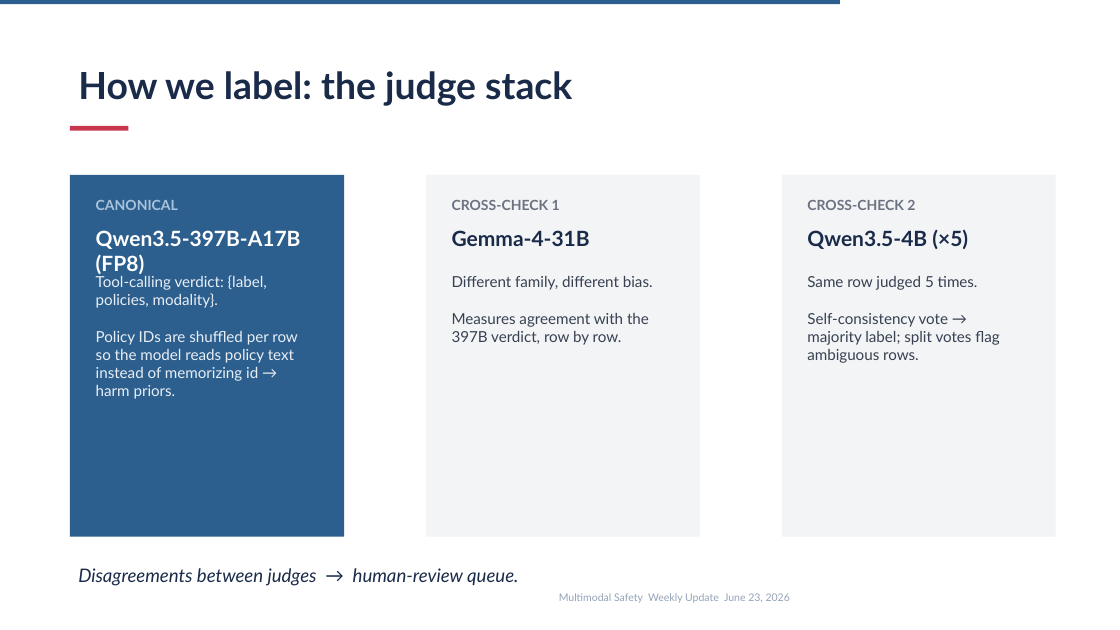
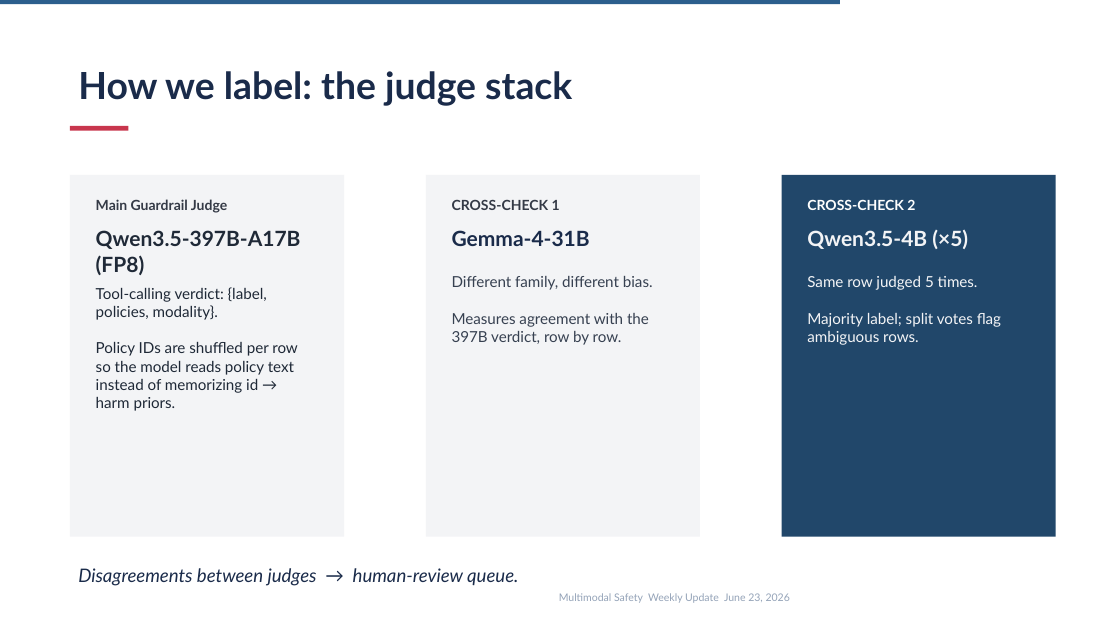
Before and after one commit to kunjcr2/A10-Internship-Progress, a slide deck: slide 11 of week-05/VLMSync4.pptx (slide 13 before the commit). Drawn at 1120x630 pixels with LibreOffice and Linux fonts; fonts in the diff are those of the drawing. Boxes give left, top, right and bottom in pixels: in the first picture for what was removed or moved away, otherwise in the second. Text is boxed around its words. In the diff, an @@ line names an element or a change of style, - is before the commit and + after.

```diff
--- a/week-05/VLMSync4.pptx
+++ b/week-05/VLMSync4.pptx
@@ rectangle at (70, 175, 344, 537): fill #2C5F8D to #F3F4F6 @@
@@ rectangle at (782, 175, 1056, 537): fill #F3F4F6 to #21476A @@
@@ text at (96, 199, 227, 213): text changed; text colour #A8C3DD to #343A46 @@
-CANONICAL
+Main Guardrail Judge
@@ text "CROSS-CHECK 1" at (452, 200, 560, 210): text colour #6B7280 to #343A46 @@
@@ text "CROSS-CHECK 2" at (807, 199, 915, 210): text colour #6B7280 to #FFFFFF @@
@@ text "Qwen3.5-397B-A17B (FP8)" at (96, 230, 301, 275): text colour #FFFFFF to #1F2937 @@
@@ text "Qwen3.5-4B (×5)" at (807, 229, 968, 249): text colour #1A2B4A to #F3F4F6 @@
@@ text "Tool-calling verdict: {label, policies, modality}. ...": place and size @@
-text "Tool-calling verdict: {label, policies, modality}. ..." at (96, 275, 298, 399)
+text "Tool-calling verdict: {label, policies, modality}. ..." at (96, 287, 298, 411)
@@ text "Tool-calling verdict: {label, policies, modality}. ..." at (96, 287, 298, 411): text colour #E8EEF5 to #1F2937 @@
@@ text at (807, 276, 1001, 345): text changed; text colour #374151 to #F3F4F6 @@
-Same row judged 5 times.
-Self-consistency vote → majority label; split votes flag ambiguous rows.
+Same row judged 5 times.
+Majority label; split votes flag ambiguous rows.
```
Also in this commit, not shown: 12 other slides changed, 1 slide added, 2 slides removed, 1 other file.
